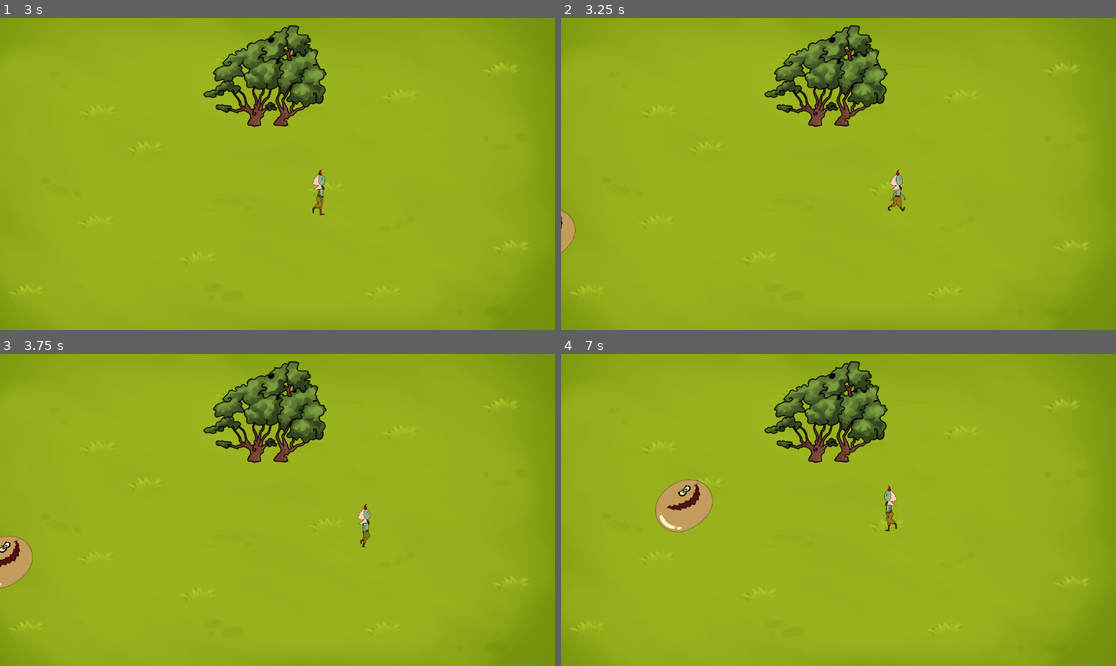
Above: before the commit, frames 1-4 (two rows, left to right).
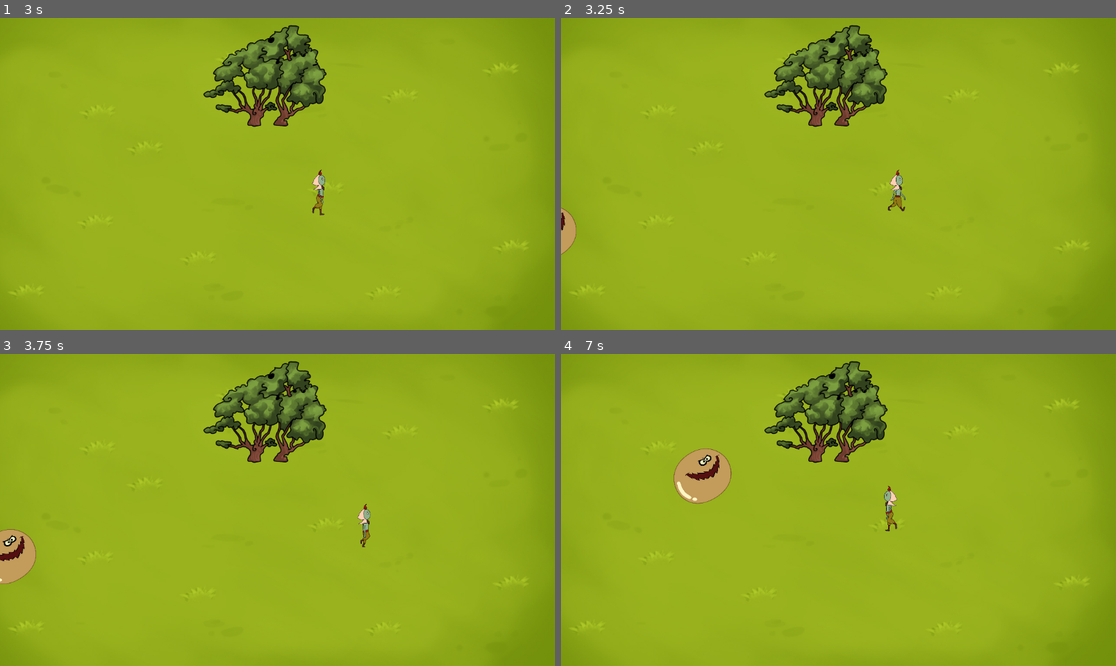
Above: after the commit, the same moments.

Repository: wmas516/SOFTENG700-Guardians-of-the-Forest
Game: Godot game, scene res://main/scenes/levels/defense/Defense.tscn
Two runs of this game, one before a commit and one after it. Both use one fixed random seed, a clock stepped at 60 frames per second and the inputs below. This scene is started directly instead of the project's main scene. The engine's default icon, where the game draws it, is replaced by a stand-in: a white triangle on a blue panel in a dark square.
Inputs:
- Up to frame 1 (3 s): tap Enter at 0.5 s; hold D (Right) 0.53-2.03 s; tap C (Damage) at 0.6, 2.1 s; tap W (Up) at 0.77, 1.52 s; tap E (Heal) at 1.35, 2.85 s; hold A (Left) 2.03-2.78 s; hold D (Right) from 2.78 s (still down)
- Up to frame 2 (3.25 s): keep holding D (Right); tap W (Up) at 3.02 s
- Up to frame 3 (3.75 s): keep holding D (Right); tap C (Damage) at 3.6 s
- Up to frame 4 (7 s): tap W (Up) at 3.77, 4.52, 6.02, 6.77 s; release D (Right) at 4.28 s; hold A (Left) 4.28-5.03 s; tap E (Heal) at 4.35, 5.85 s; hold D (Right) 5.03-5.78 s; tap C (Damage) at 5.1, 6.6 s; hold A (Left) from 5.78 s (still down)

Frame 1 is identical in both runs. In frame 2, 0.1% of the frame differs, in the area x 0-3%, y 60-76%; in frame 3, 0.5%; in frame 4, 2.2%, in the area x 16-31%, y 30-58%.

Commit message:
fix: Reworked enemy movement to improve consistency
- Changed from path based movement to waypoint based movement
  - Rather than target moving as percentage along path instead moves towards predefined target

Diff:
--- a/guardians-of-the-forrest/main/scenes/levels/defense/Defense.tscn
+++ b/guardians-of-the-forrest/main/scenes/levels/defense/Defense.tscn
@@ -9,13 +9,6 @@
 [ext_resource type="PackedScene" uid="uid://bplrvtsqqw2rr" path="res://main/scenes/levels/defense/Enemy.tscn" id="6_nn2o5"]
 [ext_resource type="Script" uid="uid://8af6ifjc83pk" path="res://main/scripts/src/main/defense/Tree.gd" id="6_vbpy5"]
 [ext_resource type="Script" uid="uid://bvennvoixoq0v" path="res://main/scripts/src/main/defense/Enemy.gd" id="8_e18um"]
-[ext_resource type="Texture2D" uid="uid://wvfopgv0smo7" path="res://icon.svg" id="10_1n74u"]
-
-[sub_resource type="Curve2D" id="Curve2D_1n74u"]
-_data = {
-"points": PackedVector2Array(0, 0, 0, 0, -59.6765, 751.81177, 0, 0, 0, 0, 583.73926, 158.81908)
-}
-point_count = 2
 
 [sub_resource type="Curve2D" id="Curve2D_a68iq"]
 _data = {
@@ -43,19 +36,11 @@
 [node name="PlayerDef" parent="." unique_id=868766390 instance=ExtResource("2_3g5mn")]
 position = Vector2(548.00006, 375.00003)
 scale = Vector2(0.33, 0.33)
-collision_mask = 7
+collision_mask = 6
 script = ExtResource("3_nn2o5")
 
 [node name="BackgroundGrass" parent="." unique_id=1215222339 instance=ExtResource("4_e18um")]
 layer = -1
-
-[node name="Tree3" parent="BackgroundGrass" unique_id=616234793 groups=["Target", "Tree"] instance=ExtResource("4_1n74u")]
-z_index = 1
-position = Vector2(550, 98)
-scale = Vector2(0.5, 0.5)
-collision_layer = 4
-collision_mask = 7
-script = ExtResource("6_vbpy5")
 
 [node name="Tree" parent="BackgroundGrass" unique_id=2014874240 groups=["Target", "Tree"] instance=ExtResource("4_4dmpt")]
 position = Vector2(1555, 150)
@@ -72,33 +57,24 @@
 collision_mask = 7
 script = ExtResource("6_vbpy5")
 
-[node name="Enemy" parent="." unique_id=475867398 node_paths=PackedStringArray("damageTimer") groups=["Enemies", "Target"] instance=ExtResource("6_nn2o5")]
+[node name="Tree3" parent="BackgroundGrass" unique_id=616234793 groups=["Target", "Tree"] instance=ExtResource("4_1n74u")]
 z_index = 1
-position = Vector2(-70.00001, 639)
-rotation = -0.6729137
-scale = Vector2(0.1216119, 0.12027373)
-skew = -0.071320176
+position = Vector2(550, 98)
+scale = Vector2(0.5, 0.5)
+collision_layer = 4
+collision_mask = 7
+script = ExtResource("6_vbpy5")
+
+[node name="Enemy" parent="." unique_id=475867398 node_paths=PackedStringArray("dest", "damageTimer") groups=["Enemies", "Target"] instance=ExtResource("6_nn2o5")]
+z_index = 1
+position = Vector2(500, 800)
+scale = Vector2(0.12, 0.13)
 collision_layer = 2
-collision_mask = 5
+collision_mask = 4
 script = ExtResource("8_e18um")
+dest = NodePath("../BackgroundGrass/Tree3")
 damageTimer = NodePath("DamageTimer")
-
-[node name="EnemyPath" type="Path2D" parent="Enemy" unique_id=190554370]
-position = Vector2(4140.663, -3977.854)
-rotation = 0.7083764
-scale = Vector2(7.7195563, 8.149365)
-curve = SubResource("Curve2D_1n74u")
-
-[node name="Position" type="PathFollow2D" parent="Enemy/EnemyPath" unique_id=1713734844]
-position = Vector2(-59.6765, 751.81177)
-rotation = -0.74463886
-
-[node name="TextureRect" type="TextureRect" parent="Enemy/EnemyPath/Position" unique_id=435693938]
-visible = false
-offset_right = 10.3671875
-offset_bottom = 15.981812
-texture = ExtResource("10_1n74u")
-expand_mode = 1
+speed = 100.0
 
 [node name="DamageTimer" type="Timer" parent="Enemy" unique_id=1082693588]
 
--- a/guardians-of-the-forrest/main/scenes/levels/defense/Enemy.tscn
+++ b/guardians-of-the-forrest/main/scenes/levels/defense/Enemy.tscn
@@ -18,4 +18,4 @@
 shape = SubResource("CapsuleShape2D_ya4xx")
 
 [node name="RayCast2D" type="RayCast2D" parent="." unique_id=2125186630]
-target_position = Vector2(800, 0)
+target_position = Vector2(590, 0)
--- a/guardians-of-the-forrest/main/scenes/levels/defense/Tree2.tscn
+++ b/guardians-of-the-forrest/main/scenes/levels/defense/Tree2.tscn
@@ -3,8 +3,8 @@
 [ext_resource type="Texture2D" uid="uid://cl3ks7lam227e" path="res://resources/props/pohutakawa 1.png" id="1_a3jpf"]
 [ext_resource type="Texture2D" uid="uid://dou4a6p3vnepk" path="res://resources/props/pohutakawa 1_low_infection.png" id="2_3kcfx"]
 
-[sub_resource type="RectangleShape2D" id="RectangleShape2D_bdoqj"]
-size = Vector2(513, 422)
+[sub_resource type="CircleShape2D" id="CircleShape2D_a3jpf"]
+radius = 312.02563
 
 [node name="Tree" type="StaticBody2D" unique_id=616234793]
 
@@ -18,6 +18,5 @@
 
 [node name="CollisionShape2D" type="CollisionShape2D" parent="." unique_id=403409876]
 visible = false
-position = Vector2(-0.5, 44)
-shape = SubResource("RectangleShape2D_bdoqj")
-metadata/_edit_lock_ = true
+position = Vector2(5, -46)
+shape = SubResource("CircleShape2D_a3jpf")
--- a/guardians-of-the-forrest/main/scripts/src/main/defense/Enemy.gd
+++ b/guardians-of-the-forrest/main/scripts/src/main/defense/Enemy.gd
@@ -5,15 +5,18 @@
 
 @export var enabled = false
 
-@onready  var path: Path2D = $EnemyPath
-@onready  var follow: PathFollow2D = $EnemyPath/Position
+@export var dest: CollisionObject2D;
+
 @export var damageTimer: Timer
 @export var speed = 0.002
 var timerOver = false
+var destPos
 
 # Called when the node enters the scene tree for the first time.
 func _ready() -> void:
 	rangeRay.collision_mask = self.collision_mask
+	if (dest):
+		destPos = dest.global_position
 	pass # Replace with function body.
 
 # Called every frame. 'delta' is the elapsed time since the previous frame.
@@ -25,22 +28,25 @@
 		var damaged = getTargetsInRange()
 
 		damageTargets(damaged)
-		if (follow):
+		if (destPos):
+			#moveTowardTarget(targetPos)
 			if (damageTimer && !damageTimer.is_stopped()):
+				velocity = Vector2(0, 0)
 				pass
 			else:
-				moveAlongPath()
-				position = follow.position
+				var direction = global_position.direction_to(destPos)
+				velocity = speed * direction
+				rotation = direction.angle()
+				if (direction.x < 0):
+					sprite.flip_v = true
 
-		rangeRay.rotation_degrees = self.rotation_degrees
+
 		move_and_slide()
 
 	return
 
-
 func damage():
 	queue_free()
-
 
 func getTargetsInRange() -> Array[Node]:
 	var collisions: Array[Node] = []
@@ -54,9 +60,7 @@
 		if (curCollision):
 			rangeRay.add_exception(curCollision)
 			exemptCollisions.append(curCollision)
-
 			collisions.append(getTargetableParent(curCollision))
-
 		else:
 			break
 
@@ -96,38 +100,13 @@
 			else:
 				target.damage()
 
-func xFlip(xReverse):
-	sprite.flip_h = xReverse
-
-	if (xReverse):
-		rangeRay.rotation_degrees = 180
-	else:
-		rangeRay.rotation_degrees = 0
-
-
-func moveAlongPath():
-	if (follow):
-		follow.progress_ratio += speed
-
-
 func _on_damage_timer_timeout() -> void:
 	timerOver = true
-
-
-func setPath(point):
-	if (path):
-		if (!path.curve):
-			return
-
-		# Give each clone its own curve so edits don't leak to other enemies.
-		path.curve = path.curve.duplicate()
-		var curve = path.curve
-		curve.set_point_position(0, point)
-		follow.progress_ratio = 0
-
-	return
 
 func setEnabled(enable):
 	enabled = enable
 	visible = enable
 	return
+
+func moveTowardTarget(pos):
+	global_position.direction_to(pos)
--- a/guardians-of-the-forrest/main/scripts/src/main/defense/EnemyPath.gd
+++ /dev/null
@@ -1,32 +0,0 @@
-extends PathFollow2D
-
-@export var xReverse = false
-@export var speed = 0.002
-@onready var remote: RemoteTransform2D = $RemoteTransform2D
-@onready var follower = remote.get_node_or_null(remote.remote_path)
-# Called when the node enters the scene tree for the first time.
-func _ready() -> void:
-	pass # Replace with function body.
-
-
-# Called every frame. 'delta' is the elapsed time since the previous frame.
-func _process(delta: float) -> void:
-
-	if (self.progress_ratio >= 0.9):
-		xReverse = true
-		if(follower && follower.has_method("xFlip")):
-			follower.xFlip(xReverse)
-	elif(self.progress_ratio <= 0.1):
-		xReverse = false
-		if(follower && follower.has_method("xFlip")):
-			follower.xFlip(xReverse)
-
-
-
-
-	if (xReverse):
-		self.progress_ratio -= speed
-	elif (!xReverse):
-		self.progress_ratio += speed
-
-	pass
--- a/guardians-of-the-forrest/main/scripts/src/main/defense/Main.gd
+++ b/guardians-of-the-forrest/main/scripts/src/main/defense/Main.gd
@@ -34,7 +34,7 @@
 	if (wave < waveEnemies.size()):
 		aliveEnemies = waveEnemies[wave]
 		wave = wave + 1
-		print("Wave: ",wave)
+		print("[New Wave]:\n - Wave: ",wave)
 	else:
 		spawnTimer.stop()
 		print("Level Complete")
@@ -46,35 +46,35 @@
 		var spawnPoint = randomSpawn()
 		add_child(newEnemy)
 		newEnemy.global_position = spawnPoint
-		if newEnemy.has_method("setPath"):
-			newEnemy.setPath(spawnPoint)
 		if newEnemy.has_method("setEnabled"):
 			newEnemy.setEnabled(true)
 		newEnemy.tree_exited.connect(func():
 			_on_enemy_tree_exited(newEnemy)
 		)
 		enemies.append(newEnemy)
-		print("Alive:",enemies.size())
-		print("Remaining:",aliveEnemies)
+		print("[Enemy Spawned]:")
+		enemyLog()
 
 
 func randomSpawn() -> Vector2:
+	var pathFollower = bottomFollow
 	match(randi() % 3):
 		0:
-			leftFollow.set_progress_ratio(randf())
-			return(leftFollow.position)
+			pathFollower = leftFollow
 		1:
-			rightFollow.set_progress_ratio(randf())
-			return(rightFollow.position)
-		_:
-			bottomFollow.set_progress_ratio(randf())
-			return(bottomFollow.position)
+			pathFollower = rightFollow
 
+	pathFollower.set_progress_ratio(randf())
+	return(pathFollower.position)
 
 
 func _on_enemy_tree_exited(enemy_node: Node) -> void:
 	enemies.erase(enemy_node)
-	print("Alive:",enemies.size())
-	print("Remaining:",aliveEnemies)
+	print("[Enemy Dead]:")
+	enemyLog()
 	if enemies.size() <= 0 && aliveEnemies <= 0:
 		nextWave()
+
+func enemyLog():
+	print(" - Alive: ", enemies.size())
+	print(" - Remaining: ", aliveEnemies)
Not shown, removed: guardians-of-the-forrest/main/scripts/src/main/defense/EnemyPath.gd.uid
